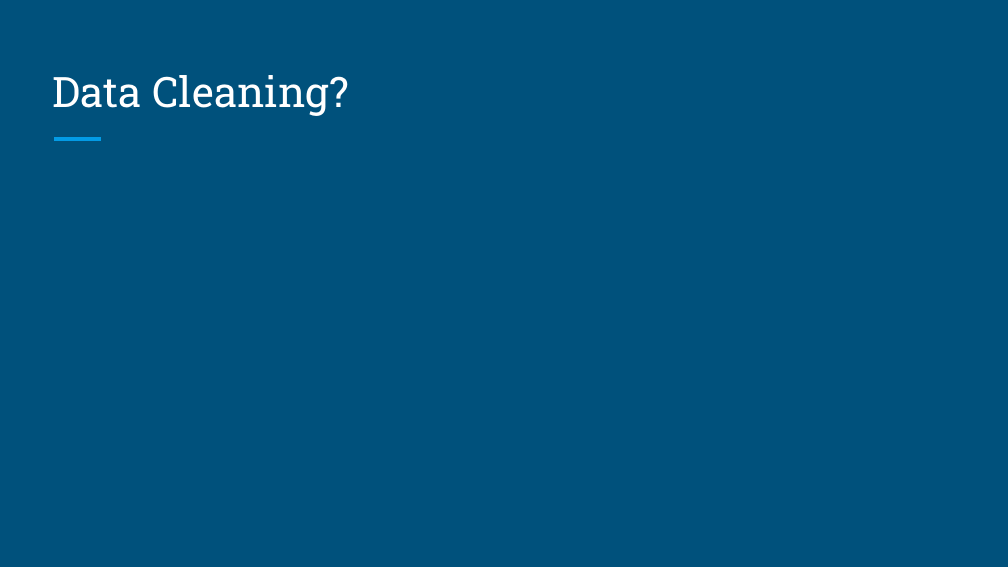
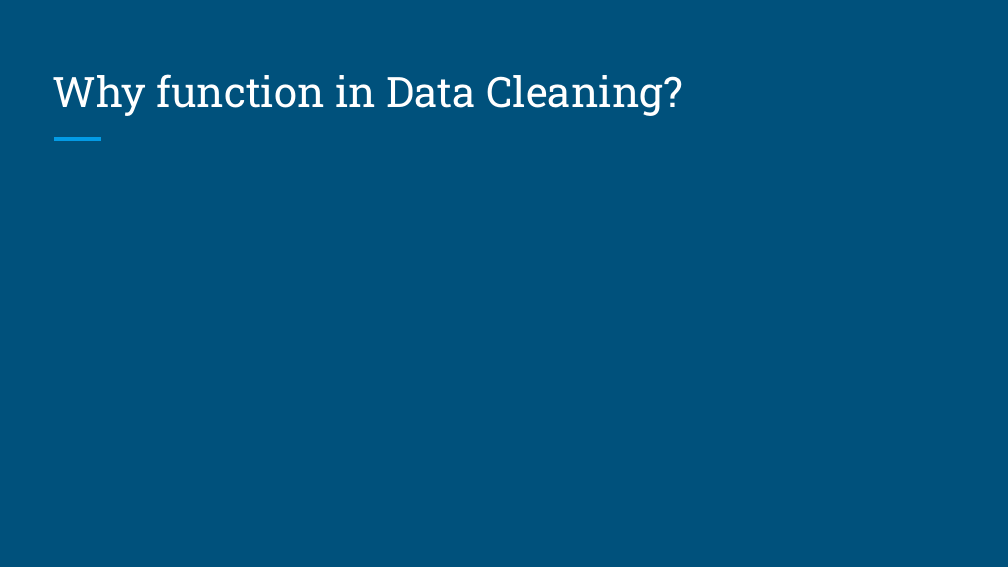
Before and after one commit to brandonyph/APB-Workshop-DataAnalyticsEssentials, a slide deck: slide 24 of Week6-Tidying-Data/W6-Tidying Data.pptx (slide 21 before the commit). Drawn at 1008x567 pixels with LibreOffice and Linux fonts; fonts in the diff are those of the drawing. Boxes give left, top, right and bottom in pixels: in the first picture for what was removed or moved away, otherwise in the second. Text is boxed around its words. In the diff, an @@ line names an element or a change of style, - is before the commit and + after.

Commit message:
Updated Slides

```diff
--- a/Week6-Tidying-Data/W6-Tidying Data.pptx
+++ b/Week6-Tidying-Data/W6-Tidying Data.pptx
@@ title at (x1=53, y1=74, x2=683, y2=116): text changed @@
-Data Cleaning?
+Why function in Data Cleaning?
```
Also in this commit, not shown: 7 other slides changed, 3 slides added, 1 slide removed, 4 other files.
